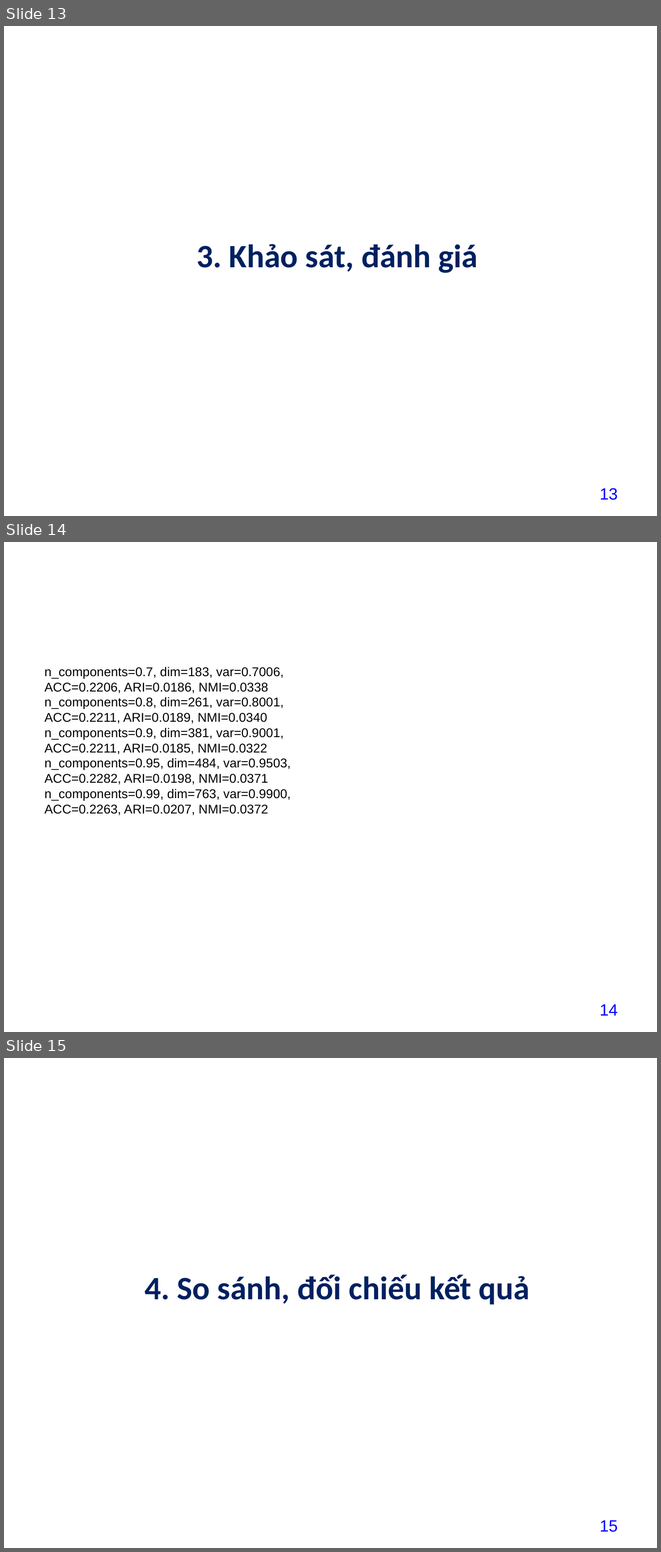
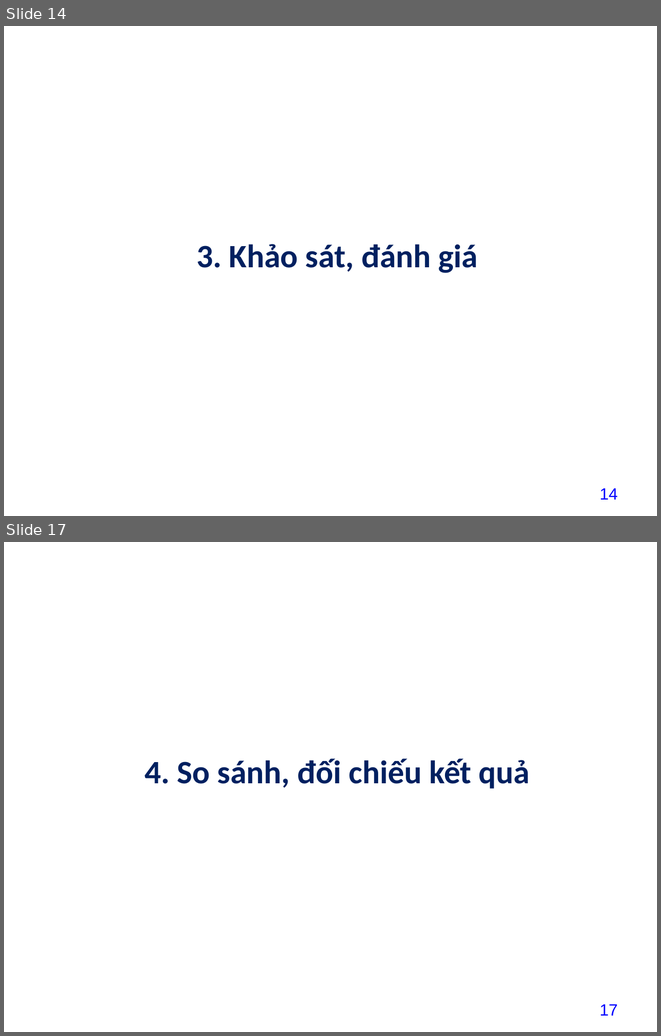
Before and after one commit to datdatnguyen2609/datdatnguyen2609, a slide deck: project/baitaplon/13_NguyenThanhDat211440519_baitaplon.pptx. Shown one above the other, each under a label of ours: slides 13, 14 and 15 before the commit, slides 14 and 17 after it; the slides between them are not shown. The pictures are 661x1552 and 661x1036 pixels, drawn with LibreOffice and Linux fonts; fonts in the diff are those of the drawing; background and template pictures are left out. Boxes give left, top, right and bottom in pixels: in the first picture for what was removed or moved away, otherwise in the second. Text is boxed around its words. In the diff, an @@ line names an element or a change of style, - is before the commit and + after.

```diff
--- a/project/baitaplon/13_NguyenThanhDat211440519_baitaplon.pptx
+++ b/project/baitaplon/13_NguyenThanhDat211440519_baitaplon.pptx
@@ slide 14 removed at box(4, 542, 657, 1032), background picture (left out) @@
@@ title removed at box(19, 560, 291, 603) @@
-3. Khảo sát, đánh giá
@@ text removed at box(44, 667, 291, 815) @@
-n_components=0.7, dim=183, var=0.7006, ACC=0.2206, ARI=0.0186, NMI=0.0338
-n_components=0.8, dim=261, var=0.8001, ACC=0.2211, ARI=0.0189, NMI=0.0340
-n_components=0.9, dim=381, var=0.9001, ACC=0.2211, ARI=0.0185, NMI=0.0322
-n_components=0.95, dim=484, var=0.9503, ACC=0.2282, ARI=0.0198, NMI=0.0371
-n_components=0.99, dim=763, var=0.9900, ACC=0.2263, ARI=0.0207, NMI=0.0372
@@ page number removed at box(600, 1004, 618, 1015) @@
-14
@@ what was slide 13 is now slide 14 @@
@@ page number at box(600, 488, 618, 499): text changed @@
-13
+14
@@ what was slide 15 is now slide 17 @@
@@ page number at box(600, 1004, 618, 1015): text changed @@
-15
+17
```
Also in this commit, not shown: 1 slide changed, 3 slides added, 13 other files.
